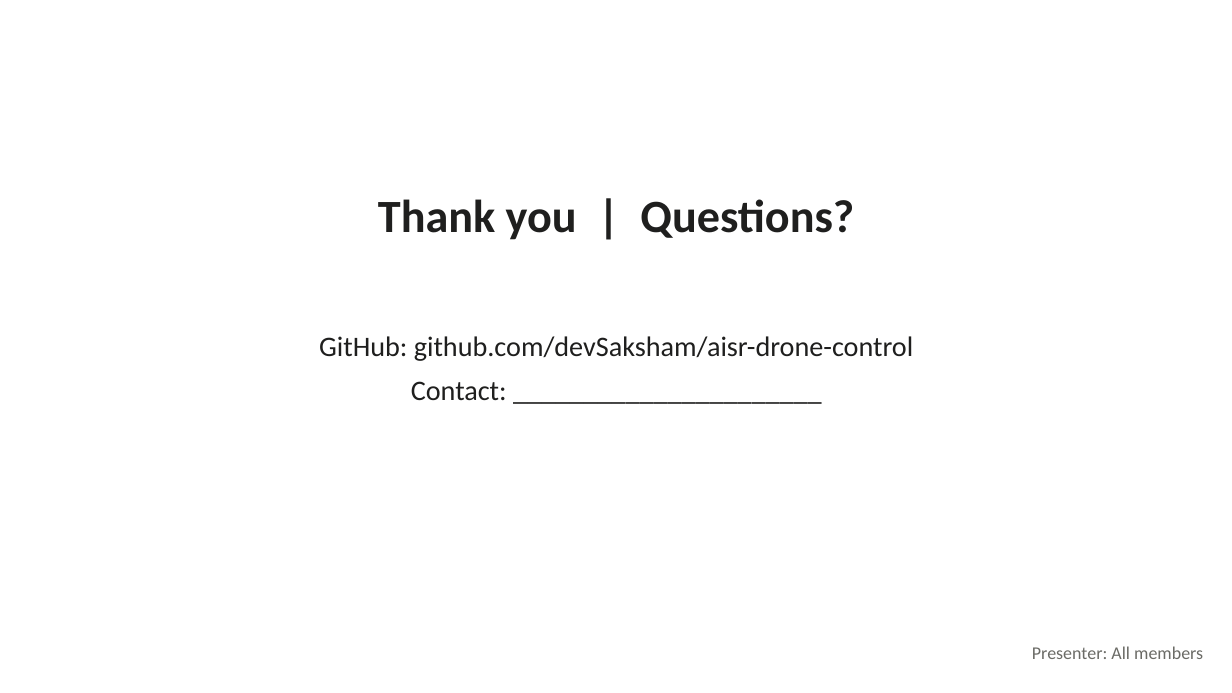
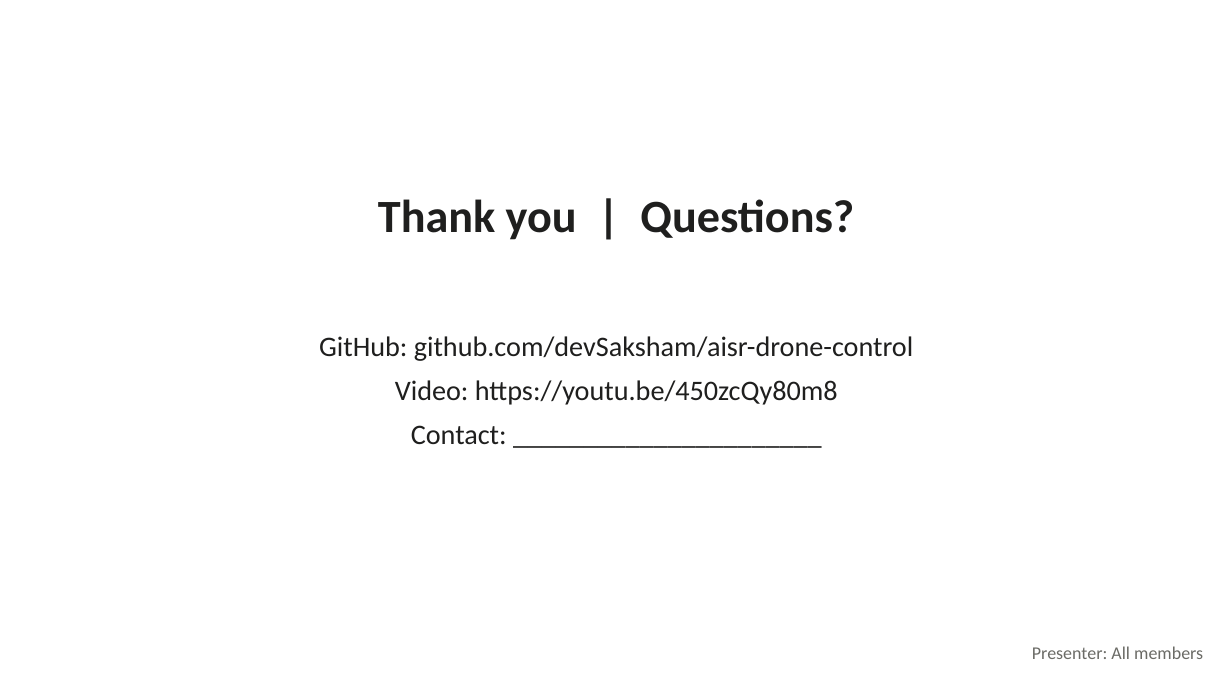
Before and after one commit to devSaksham/aisr-drone-control, a slide deck: slide 17 of slides/slides.pptx. Drawn at 1232x693 pixels with LibreOffice and Linux fonts; fonts in the diff are those of the drawing. Boxes give left, top, right and bottom in pixels: in the first picture for what was removed or moved away, otherwise in the second. Text is boxed around its words. In the diff, an @@ line names an element or a change of style, - is before the commit and + after.

Commit message:
report, slides: add YouTube video link to Appendix and last slide

```diff
--- a/slides/slides.pptx
+++ b/slides/slides.pptx
@@ text at <box>395,380,838,405</box>: paragraph added @@
+Video: https://youtu.be/450zcQy80m8
```
Also in this commit, not shown: 1 other slide changed, 5 other files.
